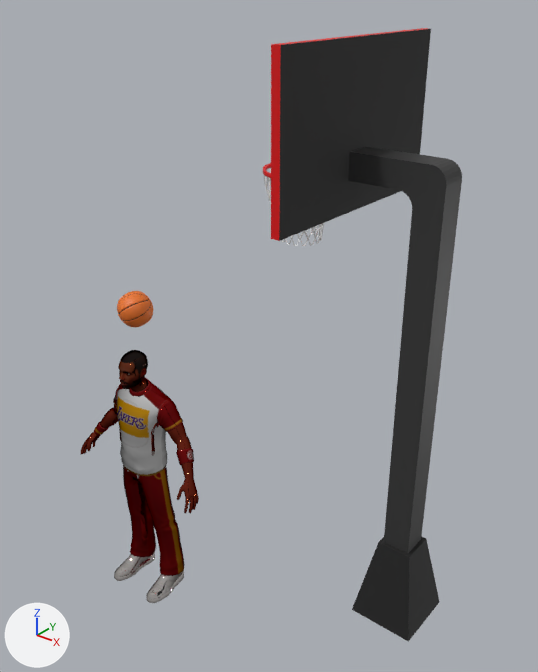
The glTF model assets/bbarea.glb: old version first, new version second.
The view is the same before and after, from a camera (50 mm lens) standing at (4.75, -2.21, 2.46) and looking at (2.73, 0.31, 0.9). The axes (+X, +Y, +Z) are drawn at lower left. The lights are the same throughout. Where no turn or scale is listed for an object, it has been applied to the vertices. Vertices at the same position are counted once.

Names of what the first picture shows: '=basketball', 'node_id5', 'panel'.
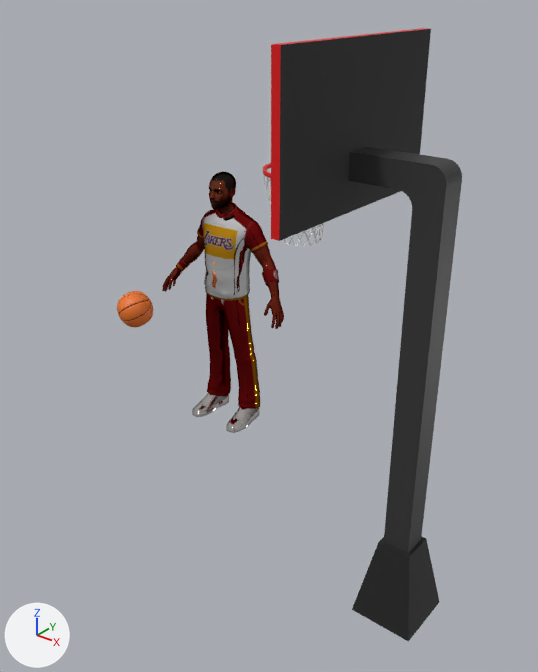
Changed parts and their boxes [x1, y1, x2, y2] in the pictures (538 x 672 px):
'node_id5', mesh moved
    before: [81, 350, 199, 603]
    after: [162, 172, 284, 433]

The change in detail:
me_mesh_id6 has 5744 vertices, 11184 faces and spans x -0.44..0.44, y -0.91..-0.61, z -0.79..0.72.
me_mesh_id6 is used by ob_node_id5; location (2.066, 0.759, 0.0).
me_mesh_id6 part 1: the whole mesh is moved by (0.0, 0.72, 0.79).
